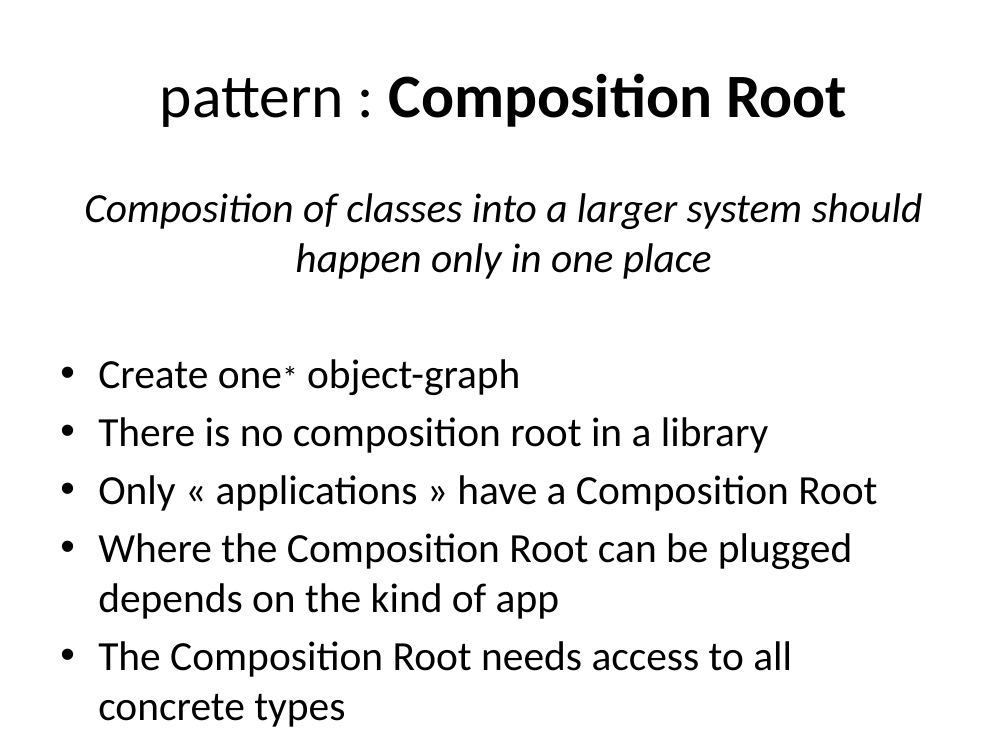
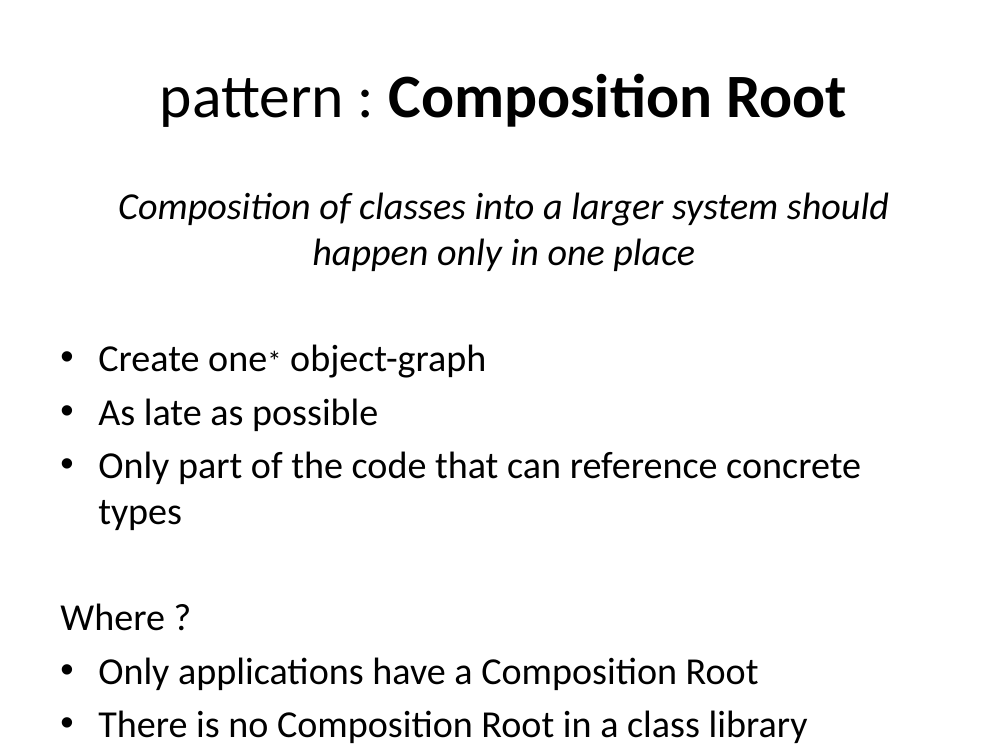
Before and after one commit to tsimbalar/DependencyInjectionTheRightWay, a slide deck: slide 27 of Dependency Injection - the right way.pptx (slide 28 before the commit). Drawn at 1008x756 pixels with LibreOffice and Linux fonts; fonts in the diff are those of the drawing. Boxes give left, top, right and bottom in pixels: in the first picture for what was removed or moved away, otherwise in the second. Text is boxed around its words. In the diff, an @@ line names an element or a change of style, - is before the commit and + after.

```diff
--- a/Dependency Injection - the right way.pptx
+++ b/Dependency Injection - the right way.pptx
@@ text at [98, 192, 889, 378]: size 29.6 to 27.2 pt in "Composition of classes into a larger system ...", "Create one* object-graph"; size 22.2 to 20.4 pt in "one*" @@
@@ text at [60, 398, 861, 743]: text changed; size 29.6 to 27.2 pt @@
-• There is no composition root in a library
-• Only « applications » have a Composition Root
-• Where the Composition Root can be plugged depends on the kind of app
-• The Composition Root needs access to all concrete types
+• As late as possible
+• Only part of the code that can reference concrete types
+Where ?
+• Only applications have a Composition Root
+• There is no Composition Root in a class library
+• Extension point depends on the kind of app
```
Also in this commit, not shown: 14 other slides changed, 1 slide removed.
